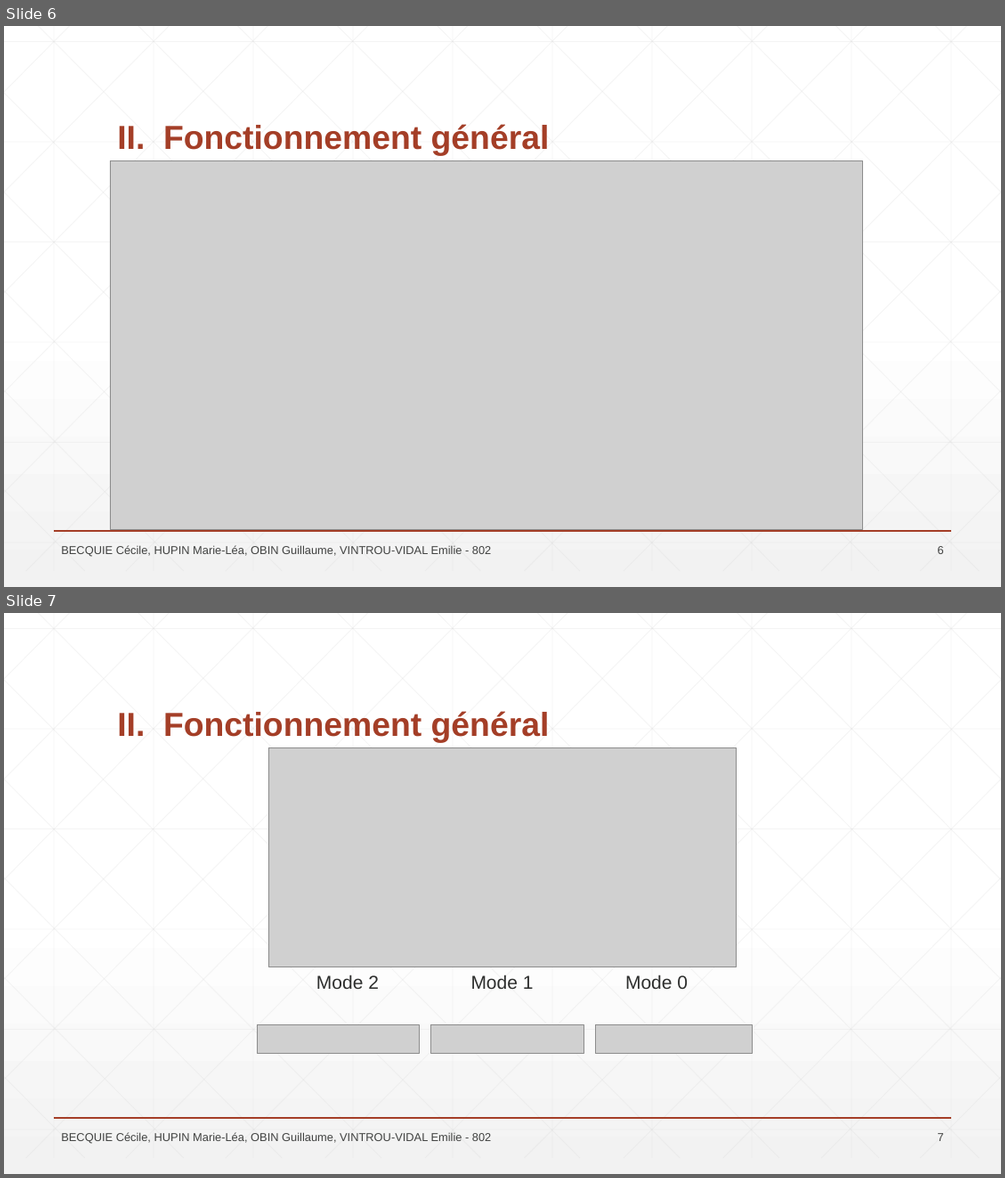
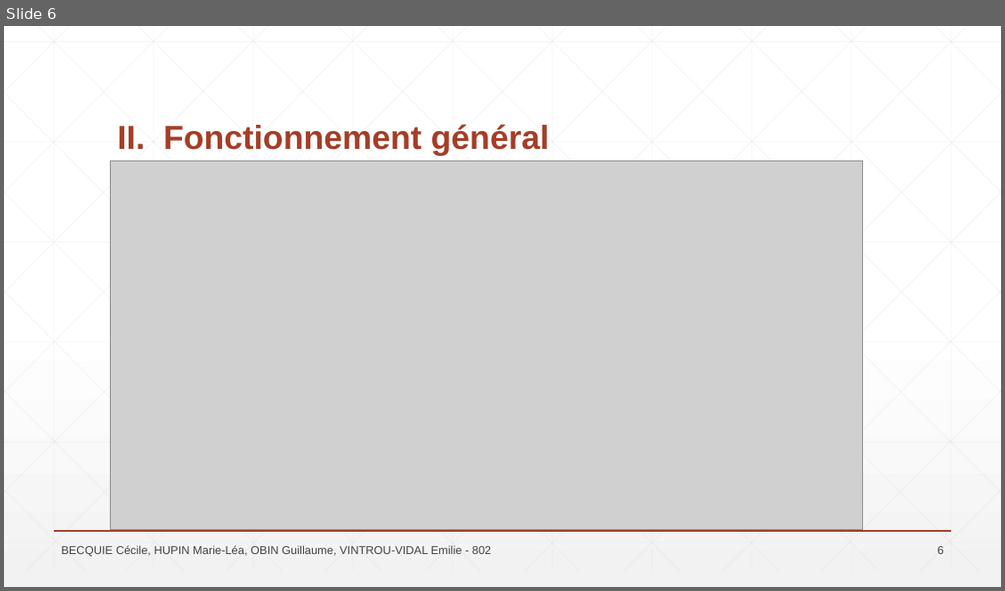
Before and after one commit to ProjetAlphabet/AirDrawing_Python, a slide deck: __Diapo_mini_projet_CPGE1.pptx. Shown one above the other, each under a label of ours: slides 6 and 7 before the commit, slide 6 after it. The pictures are 1005x1178 and 1005x591 pixels, drawn with LibreOffice and Linux fonts; fonts in the diff are those of the drawing; grey boxes stand for pictures. Boxes give left, top, right and bottom in pixels: in the first picture for what was removed or moved away, otherwise in the second. Text is boxed around its words. In the diff, an @@ line names an element or a change of style, - is before the commit and + after.

Commit message:
Modif du diapo
Modification du diaporama

```diff
--- a/__Diapo_mini_projet_CPGE1.pptx
+++ b/__Diapo_mini_projet_CPGE1.pptx
@@ slide 7 removed at (4,613,1001,1174), background gradient #FFFFFF to #F2F2F2; not listed: 47 template elements that a slide beside it also shows @@
@@ title removed at (117,711,550,743) @@
-II. Fonctionnement général
@@ picture removed at (268,747,736,966) @@
@@ text removed at (316,974,379,989) @@
-Mode 2
@@ text removed at (471,974,534,989) @@
-Mode 1
@@ text removed at (625,974,688,989) @@
-Mode 0
@@ picture removed at (258,1025,419,1054) @@
@@ picture removed at (431,1025,583,1054) @@
@@ picture removed at (596,1025,752,1054) @@
@@ text removed at (61,1132,491,1143) @@
-BECQUIE Cécile, HUPIN Marie-Léa, OBIN Guillaume, VINTROU-VIDAL Emilie - 802
@@ page number removed at (938,1133,944,1141) @@
-7
```
